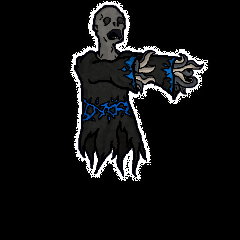
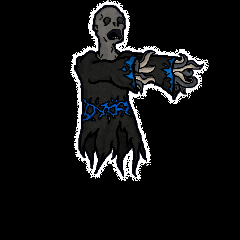
Layers edited between the first and the second 240 x 240 image:
painted on "diffuse" over [70, 0, 209, 181]
